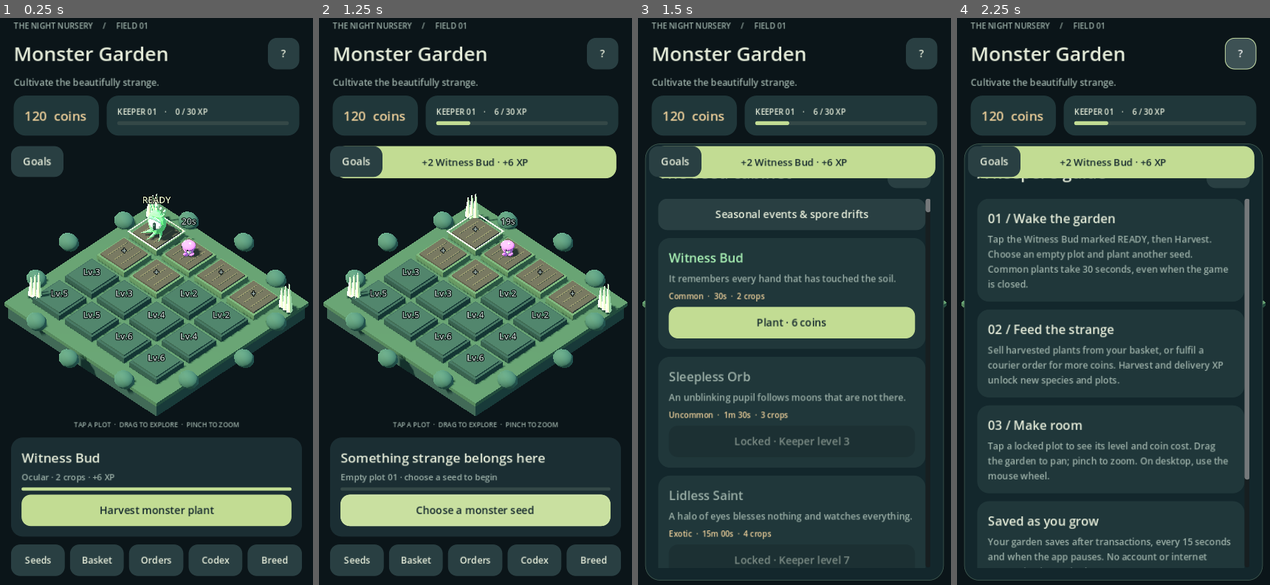
Above: before the commit, frames 1-4 (left to right).
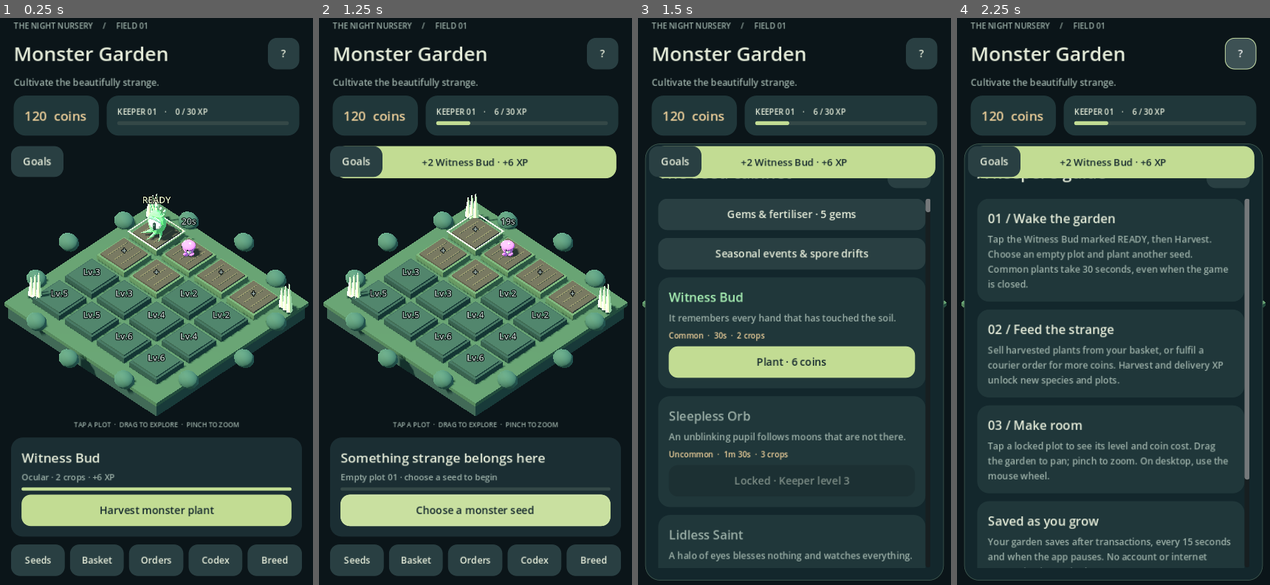
Above: after the commit, the same moments.

Repository: Kashwino/Monster-Garden
Game: Godot game, scene res://scenes/Main.tscn
Two runs of this game, one before a commit and one after it. Both use one fixed random seed, a clock stepped at 60 frames per second and the inputs below.
Inputs:
- Up to frame 1 (0.25 s): no input
- Up to frame 2 (1.25 s): click "Harvest monster plant" at 0.5 s
- Up to frame 3 (1.5 s): click "Choose a monster seed" at 1.25 s
- Up to frame 4 (2.25 s): click "?" at 2 s

Frames 1-2 are identical in both runs. In frame 3, 15% of the frame differs, in the area x 9-89%, y 33-97%; in frame 4, nothing differs.

Commit message:
feat(boosters): add earned gems, fertiliser and store integration seam

Diff:
--- a/project.godot
+++ b/project.godot
@@ -27,6 +27,9 @@
 OfflineProgression="*res://scripts/core/OfflineProgression.gd"
 Notifications="*res://scripts/core/Notifications.gd"
 
+Premium="*res://scripts/core/Premium.gd"
+IAPService="*res://scripts/core/IAPService.gd"
+
 [display]
 window/size/viewport_width=480
 window/size/viewport_height=900
--- a/scripts/core/Game.gd
+++ b/scripts/core/Game.gd
@@ -3,7 +3,7 @@
 signal selection_changed(index: int)
 signal restored
 const PLOT_COUNT := 16
-const SAVE_MODULES := {"unlocks":"UnlockManager", "breeding":"Breeding", "quests":"QuestManager", "clock":"OfflineProgression", "notifications":"Notifications"}
+const SAVE_MODULES := {"unlocks":"UnlockManager", "breeding":"Breeding", "quests":"QuestManager", "clock":"OfflineProgression", "notifications":"Notifications", "premium":"Premium"}
 var plots: Array[Dictionary] = []
 var selected_plot: int = 0
 var discovered: Array[String] = []
@@ -20,7 +20,7 @@
 	return floorf(Time.get_unix_time_from_system())
 
 func empty_plot(unlocked: bool) -> Dictionary:
-	return {"unlocked": unlocked, "species_id": "", "planted_at": 0.0, "ready_at": 0.0, "genes": {}}
+	return {"unlocked": unlocked, "species_id": "", "planted_at": 0.0, "ready_at": 0.0, "genes": {}, "fertilised":false, "mutation_bonus":0.0}
 
 func start_session() -> void:
 	var payload := SaveManager.load_data()
@@ -78,6 +78,8 @@
 	var plot := plots[index]
 	if plot.species_id == "":
 		return 0.0
+	if now() >= float(plot.ready_at):
+		return 1.0
 	var duration := maxf(1.0, float(plot.ready_at) - float(plot.planted_at))
 	return clampf((now() - float(plot.planted_at)) / duration, 0.0, 1.0)
 
@@ -90,6 +92,7 @@
 	var plot := plots[index].duplicate(true)
 	var entry := Catalog.get_species(plot.species_id)
 	plots[index] = empty_plot(true)
+	plot.genes = Premium.harvest_genes(plot)
 	Inventory.add_crop(plot.species_id, plot.genes, int(entry.yield))
 	LevelXP.add_xp(int(entry.xp))
 	discover(plot.species_id)
@@ -125,11 +128,17 @@
 func plot_unlock_cost(index: int) -> int:
 	return 35 + maxi(0, index - 6) * 15
 
-func unlock_plot(index: int) -> bool:
+func unlock_plot(index: int, currency: String = "coins") -> bool:
 	if index < 0 or index >= plots.size() or plots[index].unlocked:
 		return false
-	if LevelXP.level < plot_unlock_level(index) or not Economy.spend(plot_unlock_cost(index)):
+	if LevelXP.level < plot_unlock_level(index):
 		return false
+	if currency == "coins":
+		if not Economy.spend(plot_unlock_cost(index)): return false
+	elif currency == "gems":
+		if not Premium.spend(Premium.plot_cost(index)): return false
+	else: return false
+	Events.purchase_made.emit("plot_%d" % index, currency, plot_unlock_cost(index) if currency=="coins" else Premium.plot_cost(index))
 	plots[index].unlocked = true
 	plot_changed.emit(index)
 	persist()
--- /dev/null
+++ b/scripts/core/IAPService.gd
@@ -0,0 +1,6 @@
+extends Node
+## IAP seam only. No real store SDK and no simulated successful purchases.
+func purchase(_product_id: String) -> Dictionary:
+	return {"ok":false,"reason":"Store purchases are not connected in this build."}
+func restore() -> Dictionary:
+	return {"ok":false,"reason":"Store restoration is not connected in this build."}
--- a/scripts/core/OfflineProgression.gd
+++ b/scripts/core/OfflineProgression.gd
@@ -8,7 +8,7 @@
 	_timer=Timer.new();_timer.one_shot=true
 	_timer.timeout.connect(_tick);add_child(_timer)
 	Game.restored.connect(_initial)
-	Game.plot_changed.connect(func(_i: int) -> void: _schedule())
+	Game.plot_changed.connect(func(_i: int) -> void: _tick())
 	Events.application_paused.connect(_pause)
 	Events.application_resumed.connect(reconcile)
 func _key(index: int) -> String:
--- /dev/null
+++ b/scripts/core/Premium.gd
@@ -0,0 +1,61 @@
+extends Node
+signal changed
+var gems:=5
+var fertiliser:=2
+var rng:=RandomNumberGenerator.new()
+func _ready() -> void:
+	rng.randomize()
+	LevelXP.leveled_up.connect(func(_level: int) -> void: earn(2))
+	Events.species_discovered.connect(func(_id: String) -> void: earn(1))
+func earn(amount: int) -> void:
+	gems+=maxi(0,amount);changed.emit()
+func spend(amount: int) -> bool:
+	if amount<0 or gems<amount: return false
+	gems-=amount;changed.emit();return true
+func finish_cost(index: int) -> int:
+	return maxi(1,int(ceil(Game.remaining(index)/300.0)))
+func can_boost(index: int) -> bool:
+	return index>=0 and index<Game.plots.size() and Game.plots[index].species_id!="" and Game.progress(index)<1
+func finish(index: int) -> bool:
+	if not can_boost(index): return false
+	var cost:=finish_cost(index)
+	if not spend(cost): return false
+	Game.plots[index].ready_at=Game.now()
+	Game.plot_changed.emit(index)
+	Events.purchase_made.emit("instant_growth","gems",cost)
+	Game.persist();return true
+func buy_fertiliser() -> bool:
+	if not Economy.spend(20): return false
+	fertiliser+=1;changed.emit()
+	Events.purchase_made.emit("fertiliser","coins",20)
+	Game.persist();return true
+func apply_fertiliser(index: int) -> bool:
+	if not can_boost(index) or fertiliser<=0 or bool(Game.plots[index].get("fertilised",false)): return false
+	fertiliser-=1
+	Game.plots[index].ready_at=Game.now()+ceil(Game.remaining(index)*.65)
+	Game.plots[index].fertilised=true
+	Game.plots[index].mutation_bonus=.25
+	Game.plot_changed.emit(index)
+	changed.emit();Game.persist();return true
+func harvest_genes(plot: Dictionary) -> Dictionary:
+	var result: Dictionary=plot.genes.duplicate(true)
+	if rng.randf()<.03+float(plot.get("mutation_bonus",0)):
+		result=Breeding.mix_genes(result,result,1.0)
+	return result
+func rare_seed_cost(id: String) -> int:
+	return int({"Rare":6,"Exotic":12,"Mythic":24}.get(Catalog.get_species(id).get("rarity",""),0))
+func buy_rare_seed(id: String) -> bool:
+	var cost:=rare_seed_cost(id)
+	if cost<=0 or not UnlockManager.is_available(id) or not spend(cost): return false
+	Inventory.add_seed(id,Catalog.get_species(id).genes)
+	Events.purchase_made.emit(id+"_seed","gems",cost)
+	Game.persist();return true
+func plot_cost(index: int) -> int:
+	return 5+maxi(0,index-6)
+func snapshot() -> Dictionary:
+	return {"gems":gems,"fertiliser":fertiliser,"rng_state":str(rng.state)}
+func restore(data: Dictionary) -> void:
+	gems=maxi(0,int(data.get("gems",5)))
+	fertiliser=maxi(0,int(data.get("fertiliser",2)))
+	if data.has("rng_state"): rng.state=String(data.rng_state).to_int()
+	changed.emit()
--- a/scripts/core/SaveManager.gd
+++ b/scripts/core/SaveManager.gd
@@ -1,7 +1,7 @@
 extends Node
 ## Only persistence interface: save_data(payload) and load_data().
 ## Backend seam: a future cloud adapter must keep local durability first.
-const VERSION := 7
+const VERSION := 8
 var save_path: String = OS.get_environment("MONSTER_GARDEN_SAVE_PATH") if OS.has_environment("MONSTER_GARDEN_SAVE_PATH") else "user://garden.json"
 var write_blocked: bool = false
 
@@ -78,4 +78,7 @@
 		migrated["clock"]={"last_active":migrated.get("last_seen",0),"announced":[]}
 		migrated["notifications"]={"enabled":false,"scheduled_at":0}
 		migrated["schema_version"]=7
+	if int(migrated.schema_version)<8:
+		migrated["premium"]={"gems":0,"fertiliser":2}
+		migrated["schema_version"]=8
 	return migrated
--- a/scripts/ui/ExtraPanels.gd
+++ b/scripts/ui/ExtraPanels.gd
@@ -68,3 +68,23 @@
 		fulfill.disabled=not BuyerOrders.can_fulfill(i)
 		c.add_child(fulfill)
 		c.add_child(h._button("Reroll · %d coins"%BuyerOrders.reroll_cost(),func() -> void: BuyerOrders.reroll(i)))
+		c.add_child(h._button("Instant reroll · 2 gems",func() -> void: BuyerOrders.reroll(i,"gems")))
+
+static func boosters(h: Node) -> void:
+	h._modal_title.text="Gems & growth"
+	var c: VBoxContainer=h._card("%d gems · %d fertiliser"%[Premium.gems,Premium.fertiliser],"Earn gems through keeper levels, quests and first discoveries.")
+	var index:=Game.selected_plot
+	if Premium.can_boost(index):
+		c.add_child(h._button("Finish selected crop · %d gems"%Premium.finish_cost(index),func() -> void: Premium.finish(index);h._queue_modal_refresh(),true))
+		c.add_child(h._button("Apply fertiliser · 35% less waiting",func() -> void: Premium.apply_fertiliser(index);h._queue_modal_refresh()))
+		c.add_child(h._label("Fertiliser also increases harvest mutations.",12))
+	if not Game.plots[index].unlocked:
+		var plot_buy: Button=h._button("Buy plot · %d gems"%Premium.plot_cost(index),func() -> void: Game.unlock_plot(index,"gems");h._queue_modal_refresh())
+		plot_buy.disabled=LevelXP.level<Game.plot_unlock_level(index)
+		c.add_child(plot_buy)
+	c.add_child(h._button("Buy fertiliser · 20 coins",func() -> void: Premium.buy_fertiliser();h._queue_modal_refresh()))
+	for id: String in UnlockManager.available_ids():
+		var cost:=Premium.rare_seed_cost(id)
+		if cost<=0: continue
+		var box: VBoxContainer=h._card(Catalog.get_species(id).name,"Rare seed · standard genes")
+		box.add_child(h._button("Buy seed · %d gems"%cost,func() -> void: Premium.buy_rare_seed(id)))
--- a/scripts/ui/HUD.gd
+++ b/scripts/ui/HUD.gd
@@ -44,6 +44,7 @@
 	Game.selection_changed.connect(func(_i: int) -> void: _refresh())
 	Game.plot_changed.connect(func(_i: int) -> void: _refresh())
 	Economy.changed.connect(_roll_coins)
+	Premium.changed.connect(_queue_modal_refresh)
 	LevelXP.changed.connect(_refresh)
 	Inventory.changed.connect(_queue_modal_refresh)
 	BuyerOrders.changed.connect(_queue_modal_refresh)
@@ -322,11 +323,14 @@
 		child.queue_free()
 	_modal_title.text = {"seeds": "The seed cabinet", "basket": "Your harvest", "orders": "The night courier", "codex": "Field notes", "guide": "A keeper’s guide"}.get(_tab, "")
 	match _tab:
+		"boosters":
+			Extra.boosters(self)
 		"breed":
 			Extra.breed(self)
 		"events":
 			Extra.events(self)
 		"seeds":
+			_modal_body.add_child(_button("Gems & fertiliser · %d gems" % Premium.gems, _open.bind("boosters")))
 			_modal_body.add_child(_button("Seasonal events & spore drifts", _open.bind("events")))
 			for seed: Dictionary in Inventory.seeds:
 				var c := _card("Owned seed · " + Catalog.get_species(seed.species_id).name, "%d seeds · gene glow %.2f" % [seed.quantity, seed.genes.glow])
--- a/tests/phase2_tests.gd
+++ b/tests/phase2_tests.gd
@@ -108,6 +108,24 @@
 		if plot.species_id!="" and float(plot.ready_at)>game.now(): latest=maxi(latest,int(plot.ready_at))
 	check(notices.scheduled_at==latest, "notification uses longest pending completion")
 	check(not notices.supported(), "native notification is a no-op in editor")
+	var premium:=root.get_node("Premium")
+	premium.gems=100
+	premium.fertiliser=2
+	game.plots[4]=game._plant_data("witness_bud",game.now())
+	var old_remaining: int=game.remaining(4)
+	check(premium.apply_fertiliser(4), "fertiliser applies to a growing plot")
+	check(game.remaining(4)<old_remaining and float(game.plots[4].mutation_bonus)>.0, "fertiliser reduces time and raises mutation probability")
+	check(not premium.apply_fertiliser(4) and premium.fertiliser==1, "fertiliser cannot be stacked on the same crop")
+	check(premium.finish(4) and game.progress(4)>=1, "gem instant finish completes growth")
+	var gems_before: int=premium.gems
+	check(not premium.finish(4) and premium.gems==gems_before, "finished crops do not charge gems again")
+	level.level=1
+	game.plots[6]=game.empty_plot(false)
+	check(not game.unlock_plot(6,"gems") and premium.gems==gems_before, "gems never bypass plot level requirements")
+	check(not game.unlock_plot(6,"coins"), "coins never bypass plot level requirements")
+	level.level=game.plot_unlock_level(6)
+	check(game.unlock_plot(6,"coins"), "plot requires level plus purchase")
+	check(not root.get_node("IAPService").purchase("gems_small").ok, "IAP seam never pretends a purchase succeeded")
 	# Reload all earlier schemas through the only save interface.
 	for name: String in ["foundation_v1.json", "art_v2.json"]:
 		var original: Dictionary = JSON.parse_string(FileAccess.get_file_as_string("res://tests/fixtures/"+name)) as Dictionary
--- a/tests/run_tests.gd
+++ b/tests/run_tests.gd
@@ -39,6 +39,7 @@
 	check(not game.plant(0, "witness_bud"), "occupied plot rejects planting")
 	check(not game.harvest(0), "growing plant cannot be harvested")
 	check(not game.plant(1, "echo_obelisk"), "level lock enforced outside UI")
+	root.get_node("Premium").rng.seed=123
 	game.plots[0].planted_at = game.now() - 31
 	game.plots[0].ready_at = game.now() - 1
 	check(game.harvest(0), "timestamp completion allows harvest")
